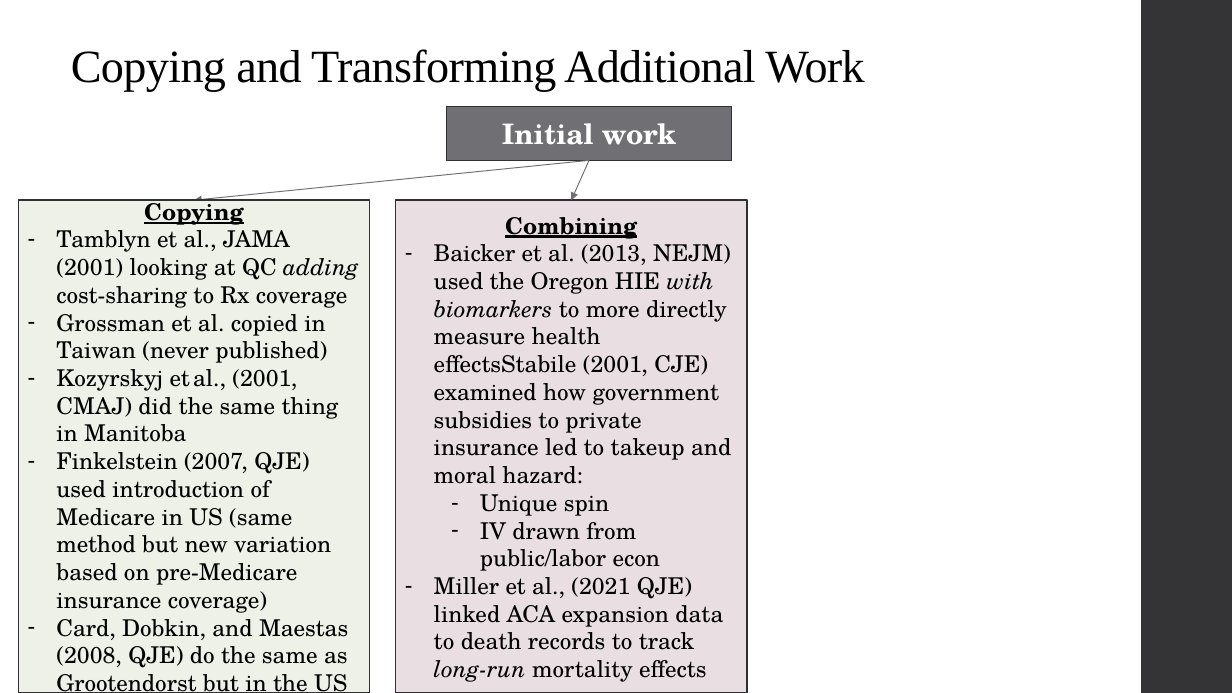
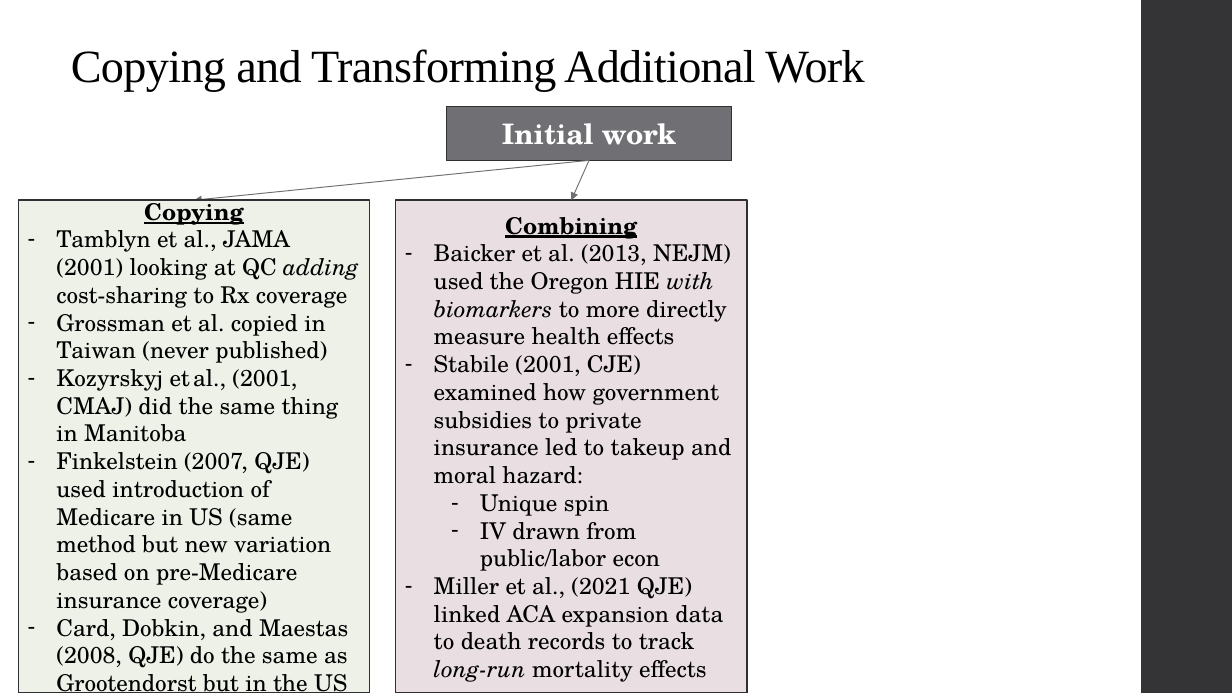
Before and after one commit to alex-hoagland/HAD5744, a slide deck: slide 54 of Lecture05_DataCleaning/Lecture5_DataCleaning-ResearchDesign.pptx (slide 48 before the commit). Drawn at 1232x693 pixels with LibreOffice and Linux fonts; fonts in the diff are those of the drawing. Boxes give left, top, right and bottom in pixels: in the first picture for what was removed or moved away, otherwise in the second. Text is boxed around its words. In the diff, an @@ line names an element or a change of style, - is before the commit and + after.

Commit message:
Updates to Lecture 5 and correction for Assignment 2
Updated Lecture 5 R code and slides. Typo correction for Assignment2.pdf

```diff
--- a/Lecture05_DataCleaning/Lecture5_DataCleaning-ResearchDesign.pptx
+++ b/Lecture05_DataCleaning/Lecture5_DataCleaning-ResearchDesign.pptx
@@ text in rectangle at (434,244,731,484): text changed @@
-– Baicker et al. (2013, NEJM) used the Oregon HIE with biomarkers to more directly measure health effectsStabile (2001, CJE) examined how government subsidies to private insurance led to takeup and moral hazard:
+– Baicker et al. (2013, NEJM) used the Oregon HIE with biomarkers to more directly measure health effects
+– Stabile (2001, CJE) examined how government subsidies to private insurance led to takeup and moral hazard:
```
Also in this commit, not shown: 9 other slides changed, 6 slides added, 7 other files.
